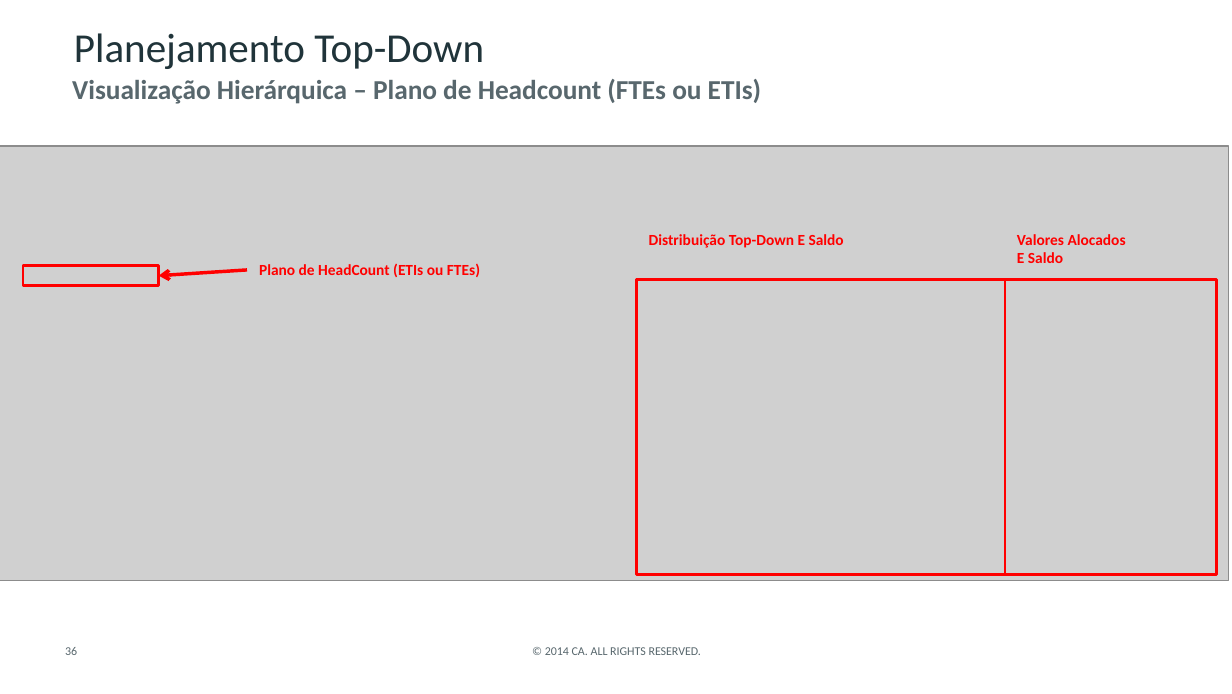
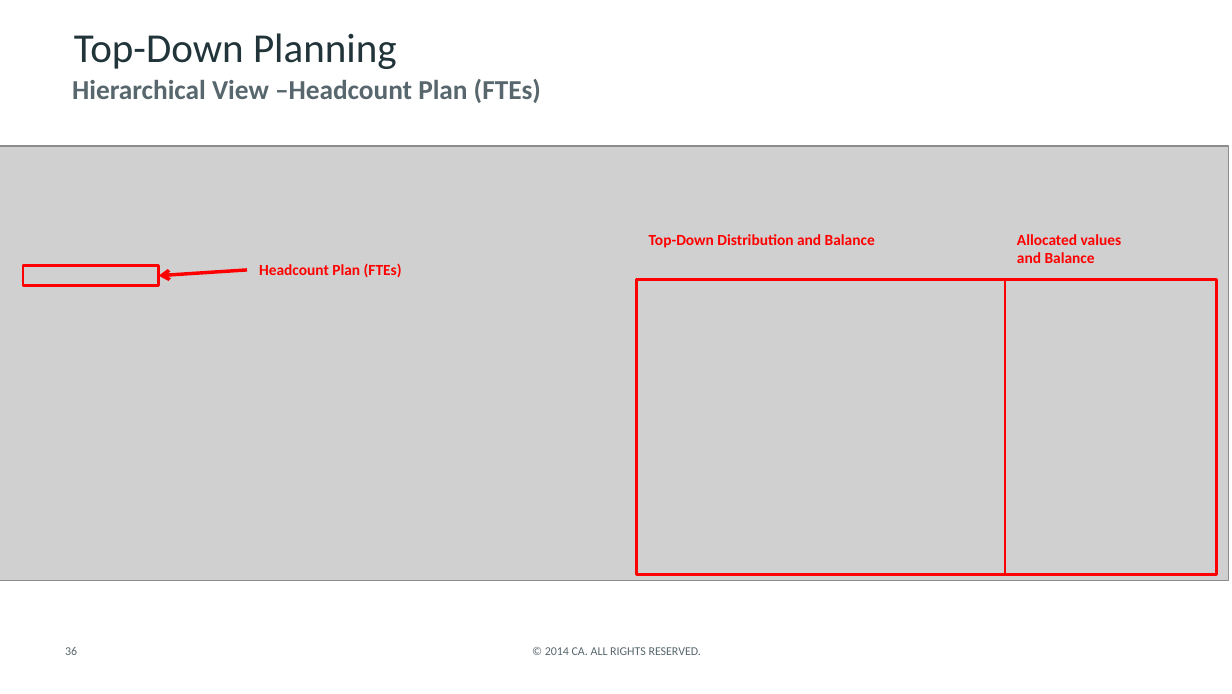
Before and after one commit to CALATAMITBMCOE/Strategic-Alignment, a slide deck: slide 36 of Documentation/CA PPM for Strategic Planning and Execution_EN.pptx. Drawn at 1232x694 pixels with LibreOffice and Linux fonts; fonts in the diff are those of the drawing; grey boxes stand for pictures; background and template pictures are left out. Boxes give left, top, right and bottom in pixels: in the first picture for what was removed or moved away, otherwise in the second. Text is boxed around its words. In the diff, an @@ line names an element or a change of style, - is before the commit and + after.

```diff
--- a/Documentation/CA PPM for Strategic Planning and Execution_EN.pptx
+++ b/Documentation/CA PPM for Strategic Planning and Execution_EN.pptx
@@ title at <box>74,33,397,69</box>: text changed @@
-Planejamento Top-Down
+Top-Down Planning
@@ text at <box>72,79,541,103</box>: text changed @@
-Visualização Hierárquica – Plano de Headcount (FTEs ou ETIs)
+Hierarchical View –Headcount Plan (FTEs)
@@ text at <box>649,234,875,248</box>: text changed @@
-Distribuição Top-Down E Saldo
+Top-Down Distribution and Balance
@@ text at <box>1017,234,1122,263</box>: text changed @@
-Valores Alocados
-E Saldo
+Allocated values
+and Balance
@@ text at <box>259,263,402,277</box>: text changed @@
-Plano de HeadCount (ETIs ou FTEs)
+Headcount Plan (FTEs)
```
Also in this commit, not shown: 31 other slides changed, 3 slides added, 3 slides removed, 2 other files.
